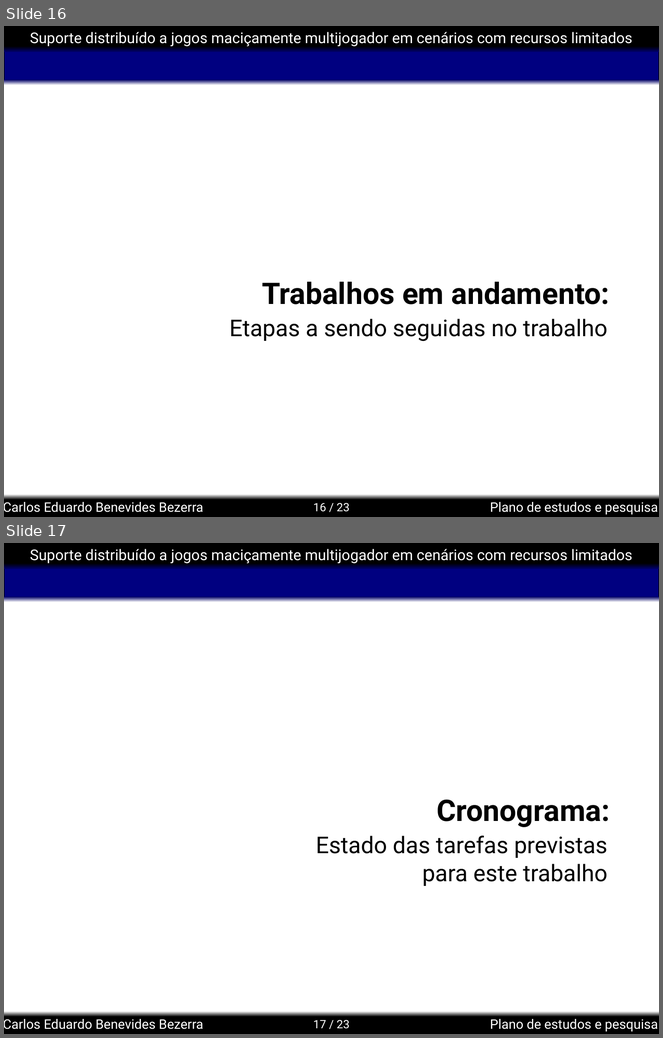
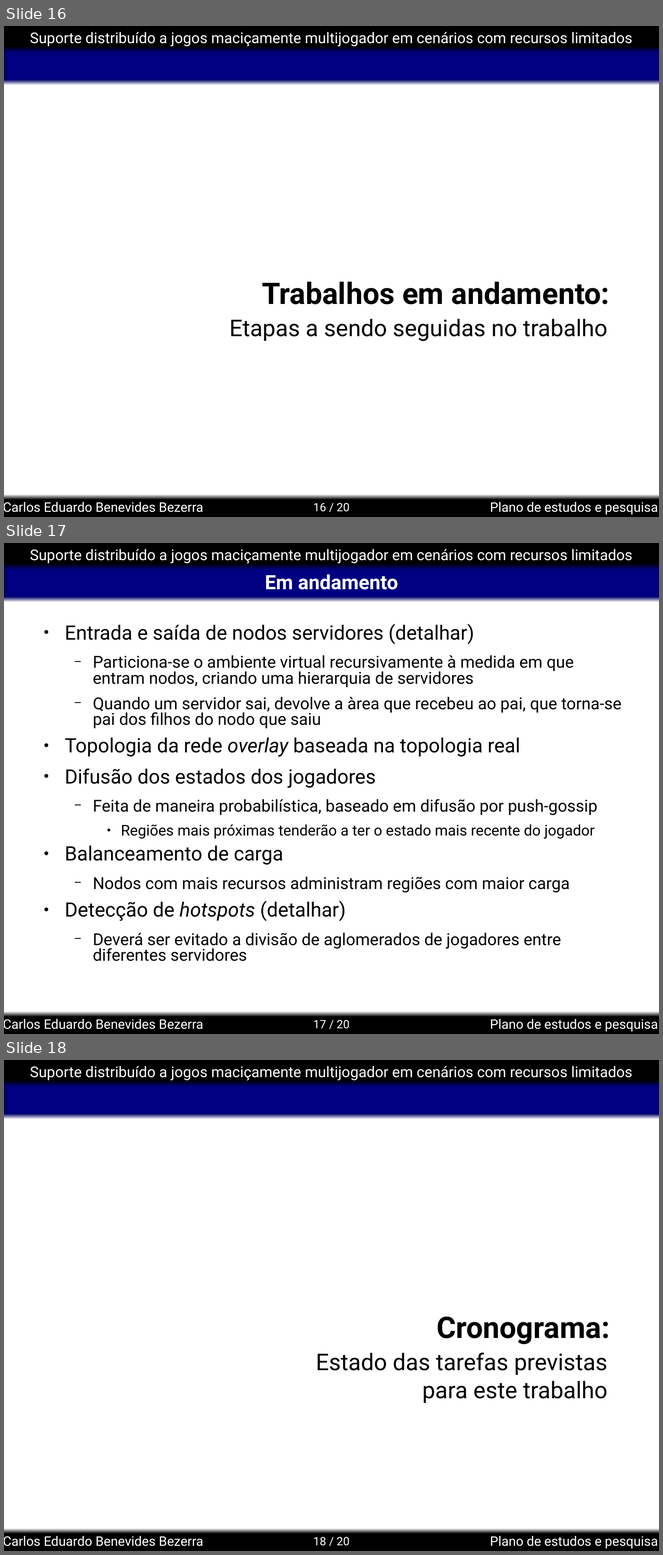
Before and after one commit to kdubezerra/kdubezerra, a slide deck: textos/semac/Semac_Defesa.ppt. Shown one above the other, each under a label of ours: slides 16 and 17 before the commit, slides 16, 17 and 18 after it. The pictures are 663x1038 and 663x1555 pixels, drawn with LibreOffice and Linux fonts; fonts in the diff are those of the drawing; background and template pictures are left out. Boxes give left, top, right and bottom in pixels: in the first picture for what was removed or moved away, otherwise in the second. Text is boxed around its words. In the diff, an @@ line names an element or a change of style, - is before the commit and + after.

```diff
--- a/textos/semac/Semac_Defesa.ppt
+++ b/textos/semac/Semac_Defesa.ppt
@@ slide 17 added at (4,543,659,1034), background #FFFFFF; not listed: 8 template elements that a slide beside it also shows @@
@@ title added at (265,574,398,590), 24 pt, text #FFFFFF, bold @@
+Em andamento
@@ text added at (65,624,622,962), 20 pt, text #000000 @@
+● Entrada e saída de nodos servidores (detalhar)
+  − Particiona-se o ambiente virtual recursivamente à medida em que entram nodos, criando uma hierarquia de servidores
+  − Quando um servidor sai, devolve a àrea que recebeu ao pai, que torna-se pai dos filhos do nodo que saiu
+● Topologia da rede overlay baseada na topologia real
+● Difusão dos estados dos jogadores
+  − Feita de maneira probabilística, baseado em difusão por push-gossip
+    ● Regiões mais próximas tenderão a ter o estado mais recente do jogador
+● Balanceamento de carga
+  − Nodos com mais recursos administram regiões com maior carga
+● Detecção de hotspots (detalhar)
+  − Deverá ser evitado a divisão de aglomerados de jogadores entre diferentes servidores
@@ page number at (313,503,350,512): text changed @@
-16 / 23
+16 / 20
@@ what was slide 17 is now slide 18 @@
@@ page number at (313,1537,350,1546): text changed @@
-17 / 23
+18 / 20
```
Also in this commit, not shown: 2 slides changed, 1 slide removed, 1 other file.
